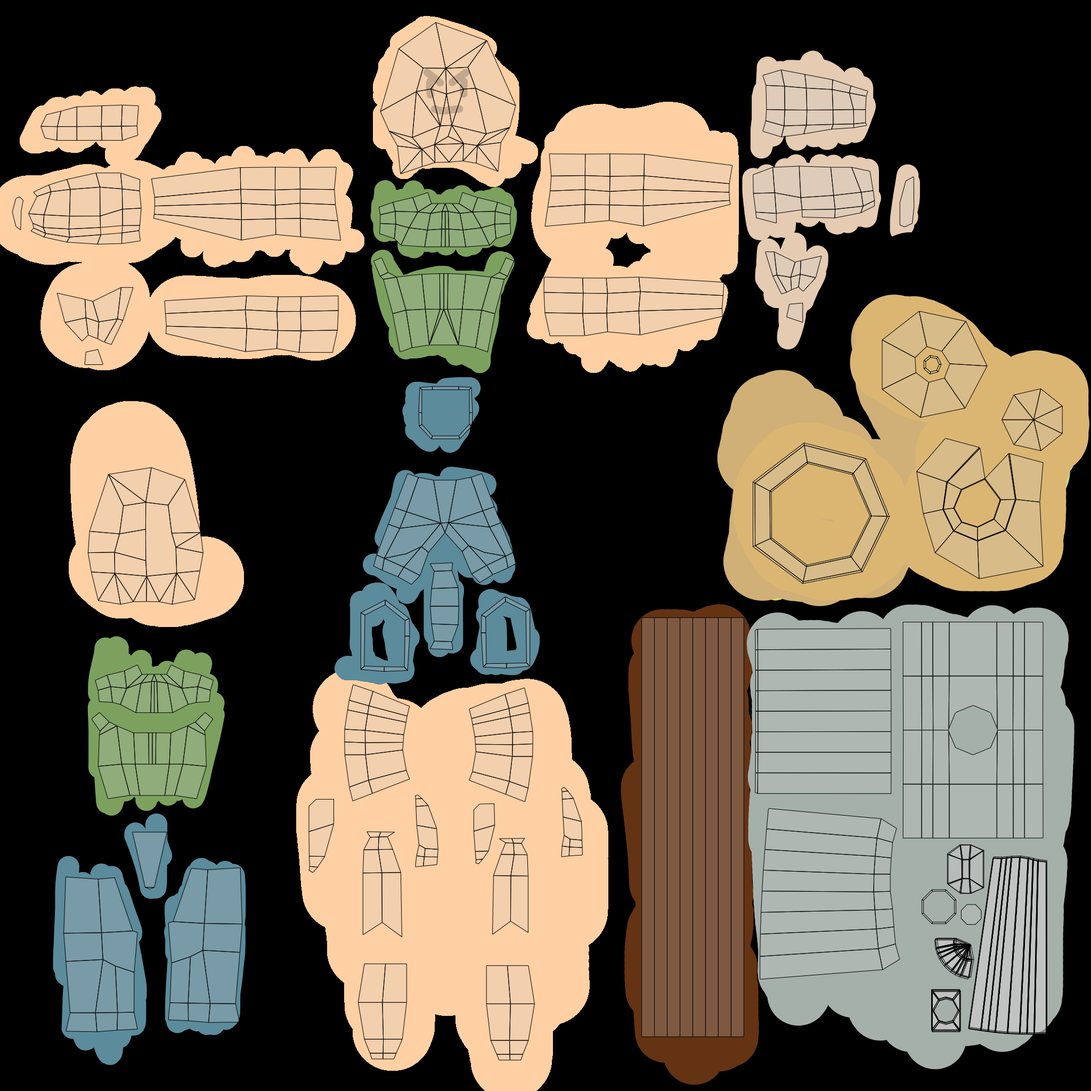
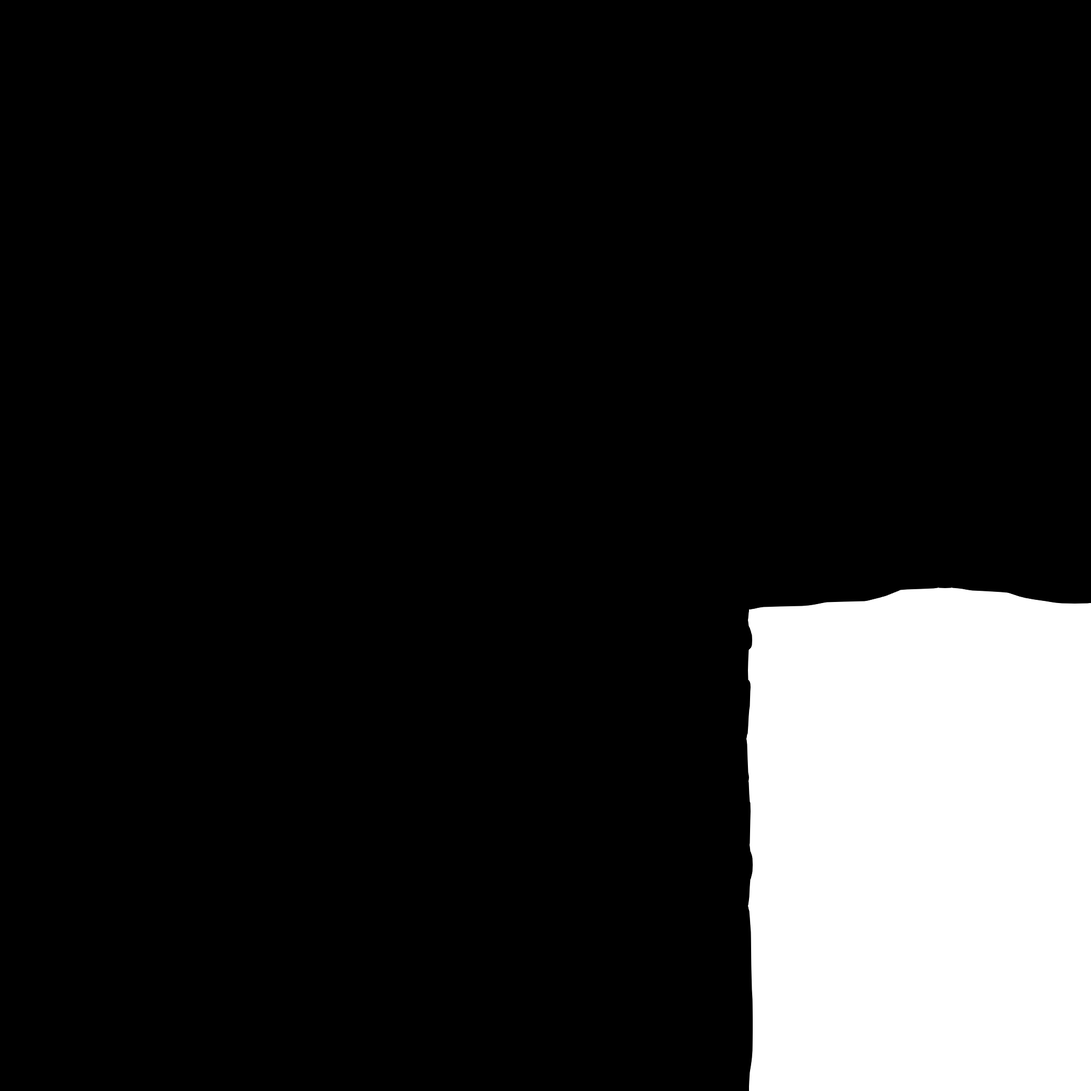
Layer changes from the first (1091, 1091) image to the second:
hid "Background" over [0, 15, 1091, 1091]
hid "Paint Layer 4" over [375, 34, 512, 171]
showed "Paint Layer 3", painted on it over [0, 15, 1091, 1091]
hid "Paint Layer 2" over [0, 15, 1091, 1091]
